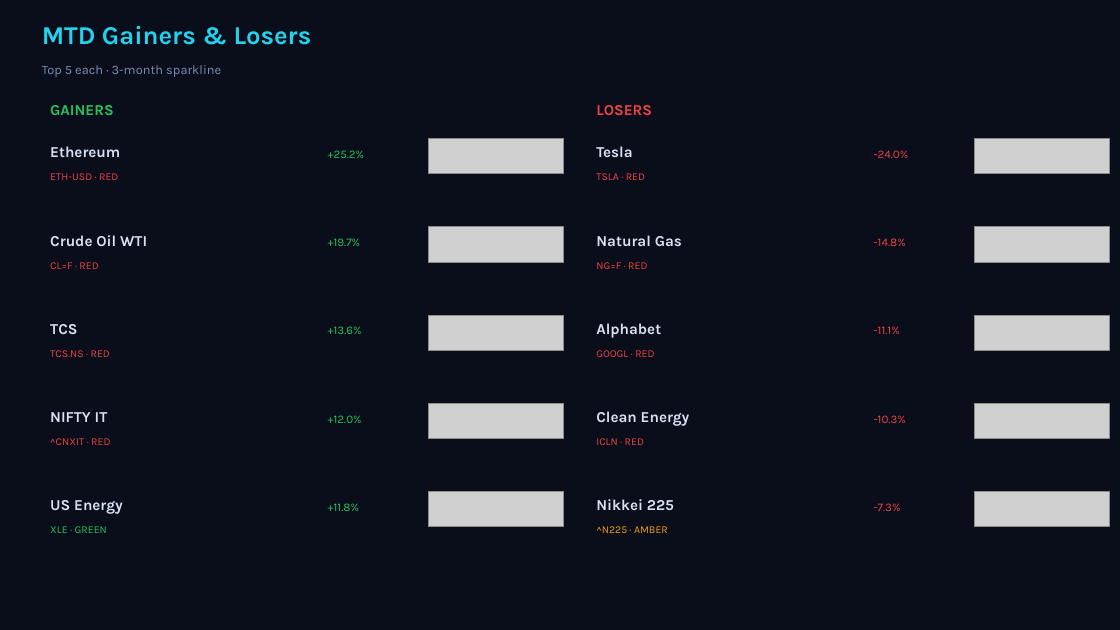
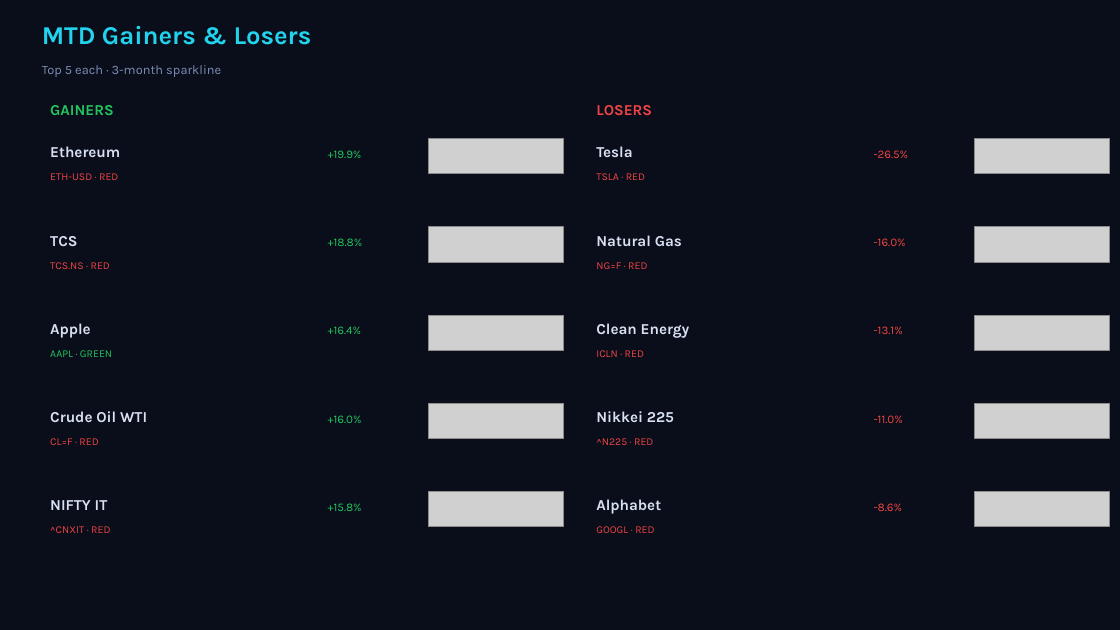
Before and after one commit to Pravkum23/pmr-terminal, a slide deck: slide 2 of docs/pmr_daily.pptx. Drawn at 1120x630 pixels with LibreOffice and Linux fonts; fonts in the diff are those of the drawing; grey boxes stand for pictures. Boxes give left, top, right and bottom in pixels: in the first picture for what was removed or moved away, otherwise in the second. Text is boxed around its words. In the diff, an @@ line names an element or a change of style, - is before the commit and + after.

```diff
--- a/docs/pmr_daily.pptx
+++ b/docs/pmr_daily.pptx
@@ text at bbox=[328, 150, 362, 158]: text changed @@
-+25.2%
++19.9%
@@ text at bbox=[874, 150, 909, 158]: text changed @@
--24.0%
+-26.5%
@@ text at bbox=[328, 238, 363, 246]: text changed @@
-+19.7%
++18.8%
@@ text at bbox=[874, 238, 906, 246]: text changed @@
--14.8%
+-16.0%
@@ text at bbox=[50, 262, 110, 269]: text changed @@
-CL=F · RED
+TCS.NS · RED
@@ text added at bbox=[50, 323, 91, 338], 13 pt, text #D7E1F3, bold @@
+Apple
@@ text at bbox=[328, 326, 362, 334]: text changed @@
-+13.6%
++16.4%
@@ text at bbox=[874, 326, 903, 334]: text changed @@
--11.1%
+-13.1%
@@ text at bbox=[50, 350, 112, 357]: text changed; text colour #EF4444 to #22C55E @@
-TCS.NS · RED
+AAPL · GREEN
@@ text at bbox=[596, 350, 644, 357]: text changed @@
-GOOGL · RED
+ICLN · RED
@@ text "Crude Oil WTI": place and size @@
-text "Crude Oil WTI" at bbox=[50, 235, 147, 246]
+text "Crude Oil WTI" at bbox=[50, 411, 147, 422]
@@ text at bbox=[328, 415, 362, 423]: text changed @@
-+12.0%
++16.0%
@@ 3 texts: place and size @@
-3 texts at bbox=[50, 324, 690, 510]
+3 texts at bbox=[50, 236, 690, 422]
@@ text at bbox=[874, 415, 903, 423]: text changed @@
--10.3%
+-11.0%
@@ text at bbox=[50, 438, 98, 445]: text changed @@
-^CNXIT · RED
+CL=F · RED
@@ text at bbox=[596, 438, 653, 445]: text changed @@
-ICLN · RED
+^N225 · RED
@@ text "NIFTY IT": place and size @@
-text "NIFTY IT" at bbox=[50, 412, 108, 422]
+text "NIFTY IT" at bbox=[50, 500, 108, 510]
@@ text removed at bbox=[50, 500, 123, 514] @@
-US Energy
@@ text at bbox=[328, 503, 362, 511]: text changed @@
-+11.8%
++15.8%
@@ text "Alphabet": place and size @@
-text "Alphabet" at bbox=[596, 323, 661, 338]
+text "Alphabet" at bbox=[596, 499, 661, 514]
@@ text at bbox=[874, 503, 902, 511]: text changed @@
--7.3%
+-8.6%
@@ text at bbox=[50, 526, 110, 533]: text changed; text colour #22C55E to #EF4444 @@
-XLE · GREEN
+^CNXIT · RED
@@ text at bbox=[596, 526, 654, 533]: text changed; text colour #F59E0B to #EF4444 @@
-^N225 · AMBER
+GOOGL · RED
```
Also in this commit, not shown: 3 other slides changed, 2 other files.
